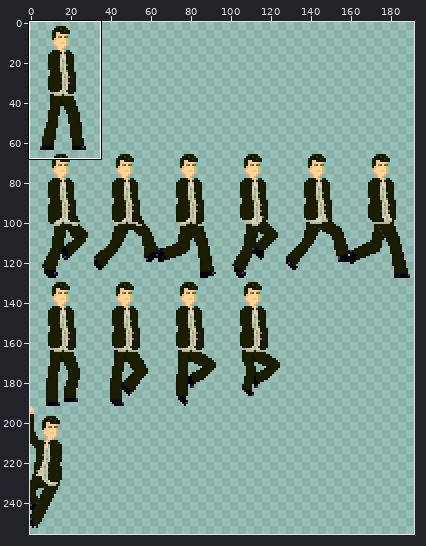
Edited in one commit: sprite sheet (characters/doctor.png). The first picture is a wide view before the edit; the outline marks the close-up.
Close-up. As it was:
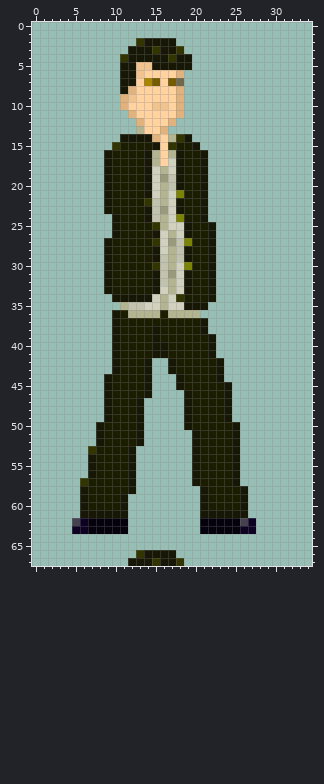
The file is 192x256 pixels. Colours within 5 levels of each other are drawn and written as one. Shown: x 0..34, y 0..67.
Now the later version:
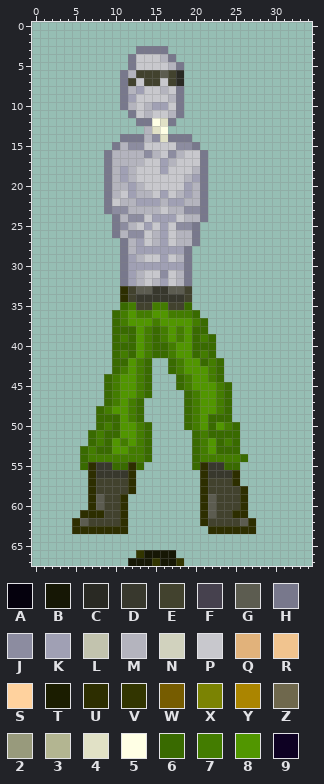
Palette (. is transparent): A #05010d  B #161705  C #292923  D #38382d  E #42422e  F #46414e  G #5c5c50  H #78788c  J #8c8ca0  K #a0a0b4  L #c2c3ae  M #b4b4be  N #d1d2be  P #c8c8cd  Q #e1b27b  R #f1c48f  S #ffd29e  T #1b1d00  U #2d2e00  V #323500  W #765c00  X #7b8303  Y #ab8500  Z #6f684d  2 #989a7c  3 #b3b591  4 #e1e1c6  5 #ffffe5  6 #396a00  7 #437c00  8 #519600  9 #0e0123
Commit message: Finished the standing pose of the default tanker: the Doctor! (not spelt with a K, nor having a "Who" on the end)
The edit:
Changed rows in their new state; - is an unchanged pixel.
first column x 5:
 2 --------.....----------
 3 -------.HHHH..---------
 4 ------.HPPPMH..--------
 5 ------.HPPPPMH.--------
 6 ------HMEEEGEC---------
 7 ------HEPEEPEC---------
 8 ------HMKPPMPH---------
 9 ------HKPPPPMH---------
10 ------HMPMKKPH---------
11 -------HPMPPMH---------
12 --------HH54H----------
13 --------.M45-----------
14 ------HHHMJ4HHH--------
15 -----HMJJPPPPJJH-------
16 ----HMMMMJMPJMPPH------
17 ----HMMMMPPKMPPPH------
18 ----HMKMPPPKPPPMH------
19 ----HMKMPPPPPPMKH------
20 ----HMMKMPPPPPKMH------
21 ----HMPKMMPKPMKMH------
22 ----HPMMKKKMKKMMH------
23 ----HJJMMMMPMMJJH------
24 -----HMJJPKKKPMMH------
25 -----HJMPKPKPJJH..-----
26 -----HMJJPMKPMMH..-----
27 ----..HMKPMKPMMH..-----
28 ----..HMKKKKKKH...-----
29 ----..HKMPPKPMH...-----
30 ----..HKKKKKKKH...-----
31 ----..HKMPPJPMH...-----
32 ----..HKMPMKPMH...-----
33 ----..UEGGDDGGE...-----
34 -----.UEDDDDDDE...-----
35 ------67EE77EE6..------
36 -----67877887776-------
37 -----678887888876------
38 -----666876787866------
39 -----6768767878676-----
40 -----6668766788666-----
41 -----6768766788676-----
42 -----66876--6788676----
43 -----67876--6788876----
44 ----678876---678876----
45 ----678876---6788876---
46 ----678876----678876---
47 ----67876-----678876---
48 ---678876-----678876---
49 ---666876-----678666---
50 ---6768876----6786876--
51 --67668876-----676666--
52 --67687876-----678676--
53 -676688776-----678666--
54 -677777776-----6777776-
55 -6UDD66U6------6UDD66--
56 --UDDDDU-------.UDDDU--
57 -.UEEEEU-------.UEEEU--
58 -.UEEEEU--------UEEEEU-
59 -.UGEEU---------UGEEEU-
60 -.UGEEU---------UGEEEU-
61 -UUUEEU---------UGEEUU-
62 UGEEEEU---------UEEEEGU
63 UUUUUUU---------.UUUUUU
Pixel boxes of the changes (left, top, right, bottom) in both close-ups:
changed: (72, 38, 256, 534)
